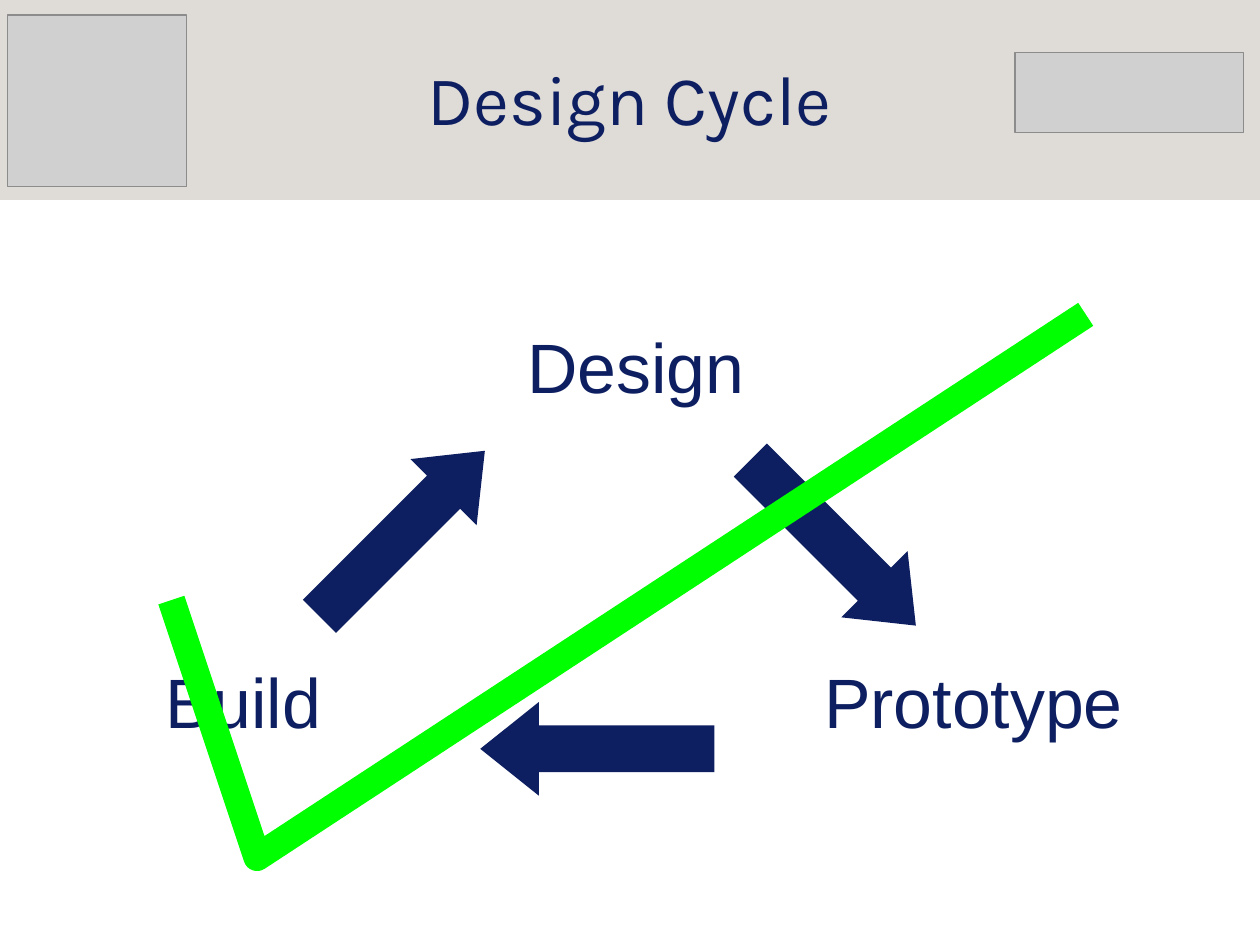
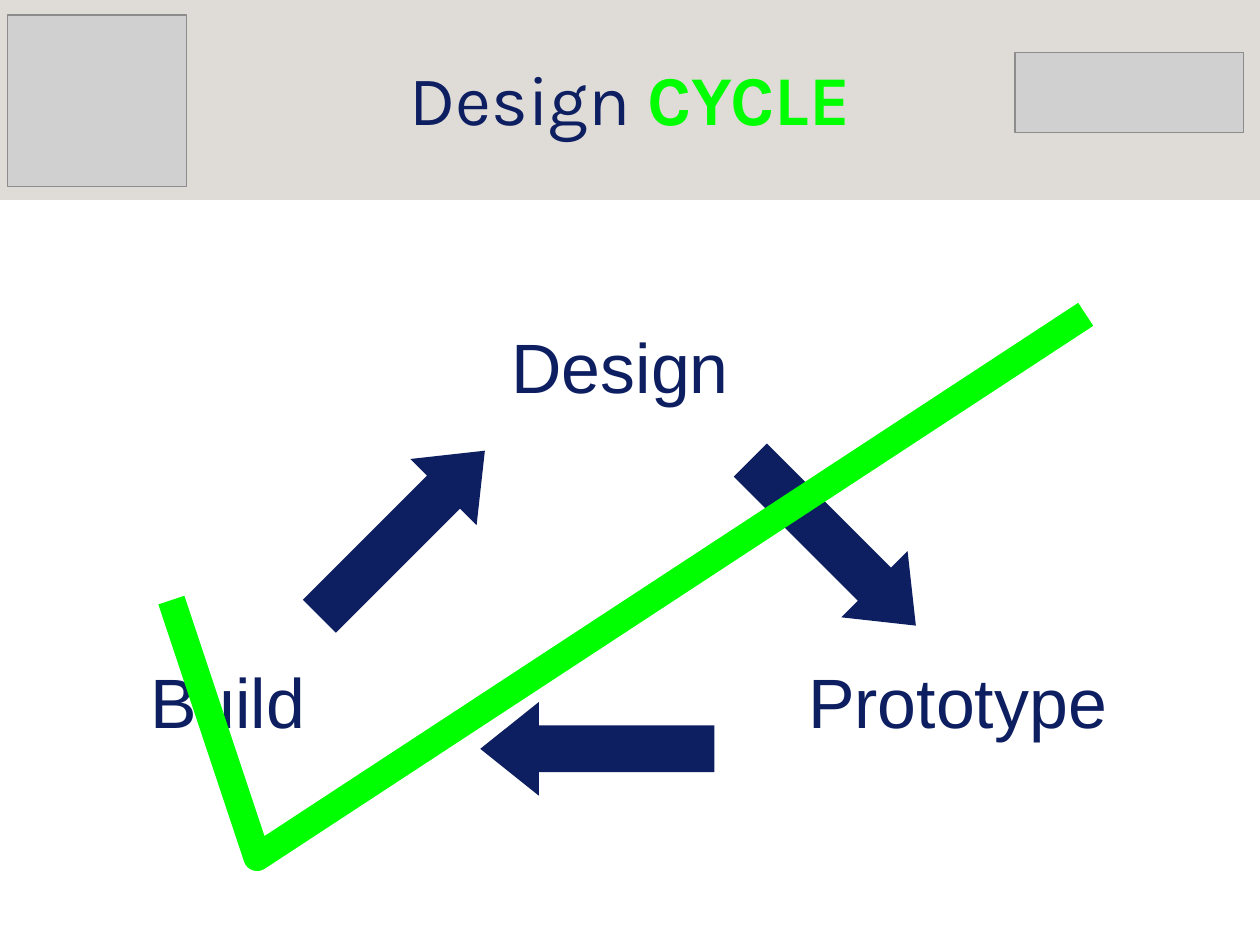
Before and after one commit to srobo-legacy/kickstart-presentations, a slide deck: slide 8 of mech/mech.odp (slide 6 before the commit). Drawn at 1260x945 pixels with LibreOffice and Linux fonts; fonts in the diff are those of the drawing; grey boxes stand for pictures; background and template pictures are left out. Boxes give left, top, right and bottom in pixels: in the first picture for what was removed or moved away, otherwise in the second. Text is boxed around its words. In the diff, an @@ line names an element or a change of style, - is before the commit and + after.

```diff
--- a/mech/mech.odp
+++ b/mech/mech.odp
@@ title at [410,77,850,142]: text changed @@
-Design Cycle
+Design CYCLE
@@ subtitle "Design": place and size @@
-subtitle "Design" at [166,342,1123,741]
+subtitle "Design" at [150,342,1107,741]
```
Also in this commit, not shown: 15 other slides changed, 6 slides added, 3 slides removed, 3 other files.
